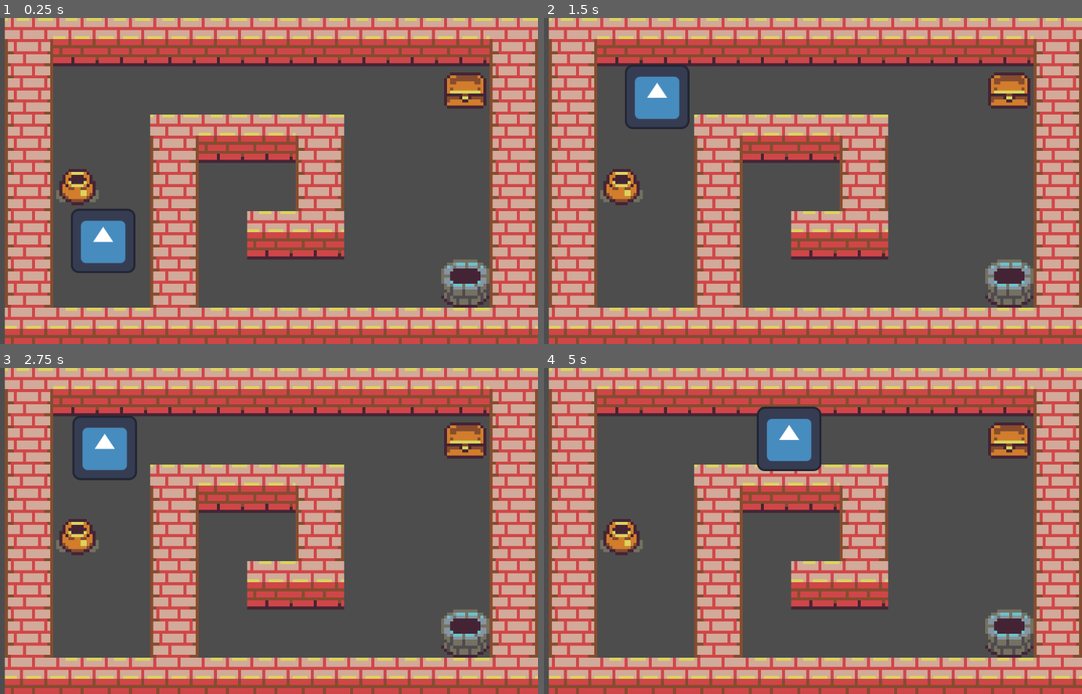
Above: before the commit, frames 1-4 (two rows, left to right).
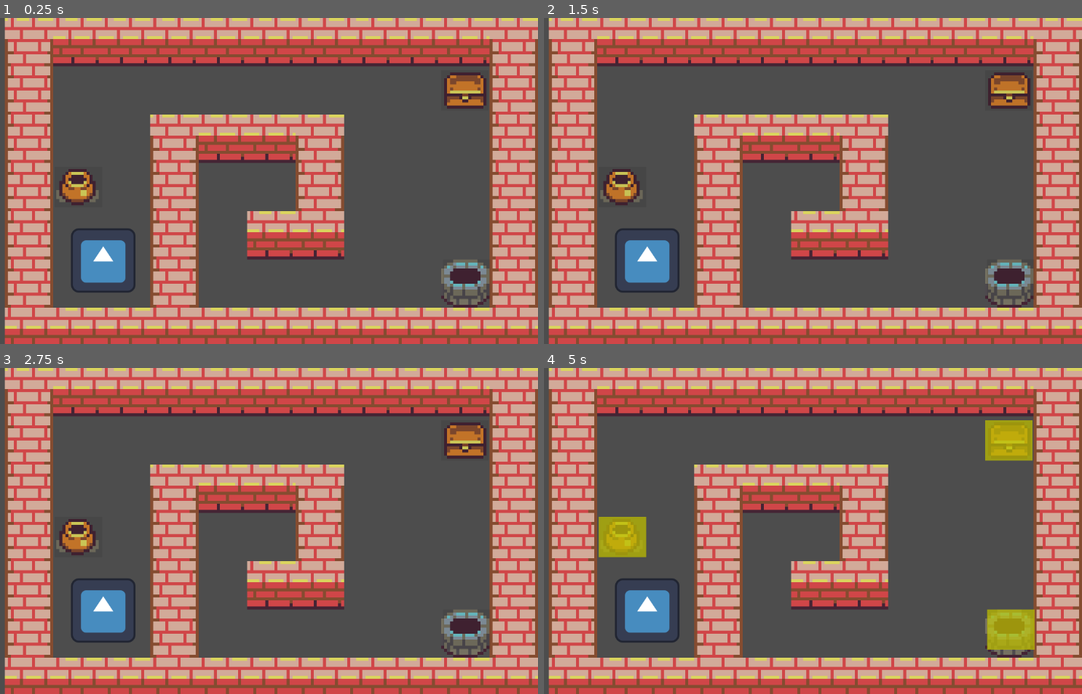
Above: after the commit, the same moments.

Repository: luckelc/interactive_uf
Game: Godot game, scene res://scenes/main_scene.tscn
Two runs of this game, one before a commit and one after it. Both use one fixed random seed, a clock stepped at 60 frames per second and the inputs below. The engine's default icon, where the game draws it, is replaced by a stand-in: a white triangle on a blue panel in a dark square.
Inputs (mouse positions are in pixels of both pictures, inside the frame that each line leads up to):
- Up to frame 1 (0.25 s): no input
- Up to frame 2 (1.5 s): move the mouse to (920, 164) at 0.52 s; click (920, 164) at 0.67 s; move the mouse to (673, 197) at 1.27 s; click (673, 197) at 1.42 s
- Up to frame 3 (2.75 s): move the mouse to (306, 459) at 2.02 s; click (306, 459) at 2.17 s
- Up to frame 4 (5 s): move the mouse to (764, 596) at 2.77 s; click (764, 596) at 2.92 s; move the mouse to (963, 579) at 3.52 s; click (963, 579) at 3.67 s; move the mouse to (619, 482) at 4.27 s; click (619, 482) at 4.42 s

The runs differ from the first frame. In frame 1, 1.5% of the frame differs, in the area x 13-26%, y 58-85%; in frame 2, 2.8%; in frame 3, 2.8%; in frame 4, 6.5%, in the area x 10-92%, y 11-87%.

Commit message:
Added scene changablity && interactive shader glow

Diff:
--- a/project.godot
+++ b/project.godot
@@ -14,3 +14,15 @@
 run/main_scene="res://scenes/main_scene.tscn"
 config/features=PackedStringArray("4.2", "Forward Plus")
 config/icon="res://icon.svg"
+
+[input]
+
+mouse_press={
+"deadzone": 0.5,
+"events": [Object(InputEventMouseButton,"resource_local_to_scene":false,"resource_name":"","device":-1,"window_id":0,"alt_pressed":false,"shift_pressed":false,"ctrl_pressed":false,"meta_pressed":false,"button_mask":0,"position":Vector2(0, 0),"global_position":Vector2(0, 0),"factor":1.0,"button_index":1,"canceled":false,"pressed":false,"double_click":false,"script":null)
+]
+}
+
+[rendering]
+
+renderer/rendering_method="gl_compatibility"
--- /dev/null
+++ b/scenes/blue.tscn
@@ -0,0 +1,16 @@
+[gd_scene format=3 uid="uid://ptagre73sbhl"]
+
+[node name="Node2D" type="Node2D"]
+
+[node name="PanelContainer" type="PanelContainer" parent="."]
+offset_left = -21.0
+offset_top = -34.0
+offset_right = 185.045
+offset_bottom = 166.0
+grow_horizontal = 2
+grow_vertical = 2
+scale = Vector2(5.77586, 3.4904)
+
+[node name="ColorRect" type="ColorRect" parent="PanelContainer"]
+layout_mode = 2
+color = Color(0.313726, 0.415686, 0.972549, 1)
--- a/scenes/main_scene.tscn
+++ b/scenes/main_scene.tscn
@@ -1,8 +1,14 @@
-[gd_scene load_steps=8 format=3 uid="uid://cr85uavxgfnyv"]
+[gd_scene load_steps=18 format=3 uid="uid://cr85uavxgfnyv"]
 
 [ext_resource type="Script" path="res://scripts/player.gd" id="1_vr1md"]
 [ext_resource type="Texture2D" uid="uid://5hqp3v72udhp" path="res://icon.svg" id="2_picrs"]
 [ext_resource type="Texture2D" uid="uid://dmn4p5oph4ipa" path="res://sprites/basictiles.png" id="3_cfhb4"]
+[ext_resource type="Script" path="res://scripts/storeManager.gd" id="4_ku0bl"]
+[ext_resource type="Script" path="res://scripts/shelf.gd" id="5_dkefg"]
+[ext_resource type="Shader" path="res://shader/hint.gdshader" id="5_lipgg"]
+[ext_resource type="PackedScene" uid="uid://c06vyxesmopho" path="res://scenes/red.tscn" id="7_4jsmi"]
+[ext_resource type="PackedScene" uid="uid://ptagre73sbhl" path="res://scenes/blue.tscn" id="8_l7lag"]
+[ext_resource type="PackedScene" uid="uid://plt76qfcjon" path="res://scenes/yellow.tscn" id="9_7ep4a"]
 
 [sub_resource type="TileSetAtlasSource" id="TileSetAtlasSource_couus"]
 texture = ExtResource("3_cfhb4")
@@ -118,6 +124,23 @@
 
 [sub_resource type="RectangleShape2D" id="RectangleShape2D_8q6om"]
 
+[sub_resource type="ShaderMaterial" id="ShaderMaterial_wnjj8"]
+shader = ExtResource("5_lipgg")
+shader_parameter/speed = 0.35
+shader_parameter/tint = Vector4(1, 1, 0, 1)
+shader_parameter/span = 0.3
+
+[sub_resource type="Gradient" id="Gradient_wtkxn"]
+colors = PackedColorArray(0, 0, 0, 0.0784314, 1, 1, 1, 1)
+
+[sub_resource type="GradientTexture2D" id="GradientTexture2D_801ex"]
+gradient = SubResource("Gradient_wtkxn")
+width = 1
+height = 1
+
+[sub_resource type="CanvasTexture" id="CanvasTexture_sg7ob"]
+diffuse_texture = SubResource("GradientTexture2D_801ex")
+
 [node name="Node2D" type="Node2D"]
 
 [node name="TileMap" type="TileMap" parent="."]
@@ -149,24 +172,30 @@
 path_postprocessing = 1
 
 [node name="StoreManager" type="Node2D" parent="."]
-
-[node name="Chest" type="Area2D" parent="StoreManager"]
-position = Vector2(1009, 151)
-
-[node name="CollisionPolygon2D" type="CollisionPolygon2D" parent="StoreManager/Chest"]
-build_mode = 1
-polygon = PackedVector2Array(-48, -42, -49, 30, 44, 32, 45, -41)
-
-[node name="Well" type="Area2D" parent="StoreManager"]
-position = Vector2(1008, 530)
-
-[node name="CollisionPolygon2D" type="CollisionPolygon2D" parent="StoreManager/Well"]
-build_mode = 1
-polygon = PackedVector2Array(-48, -42, -49, 30, 44, 32, 45, -41)
-
-[node name="Pot" type="Area2D" parent="StoreManager"]
-position = Vector2(246, 336)
-
-[node name="CollisionPolygon2D" type="CollisionPolygon2D" parent="StoreManager/Pot"]
-build_mode = 1
-polygon = PackedVector2Array(-48, -42, -49, 30, 44, 32, 45, -41)
+script = ExtResource("4_ku0bl")
+
+[node name="Chest" type="Sprite2D" parent="StoreManager"]
+material = SubResource("ShaderMaterial_wnjj8")
+position = Vector2(1007, 144)
+scale = Vector2(93.2498, 79.75)
+texture = SubResource("CanvasTexture_sg7ob")
+script = ExtResource("5_dkefg")
+nextScene = ExtResource("7_4jsmi")
+
+[node name="Well" type="Sprite2D" parent="StoreManager"]
+material = SubResource("ShaderMaterial_wnjj8")
+position = Vector2(1011, 520)
+scale = Vector2(93.2498, 79.75)
+texture = SubResource("CanvasTexture_sg7ob")
+script = ExtResource("5_dkefg")
+nextScene = ExtResource("8_l7lag")
+
+[node name="Pot" type="Sprite2D" parent="StoreManager"]
+material = SubResource("ShaderMaterial_wnjj8")
+position = Vector2(242, 336)
+scale = Vector2(93.2498, 79.75)
+texture = SubResource("CanvasTexture_sg7ob")
+script = ExtResource("5_dkefg")
+nextScene = ExtResource("9_7ep4a")
+
+[connection signal="child_mouse_entered" from="StoreManager" to="StoreManager" method="_on_child_mouse_entered"]
--- /dev/null
+++ b/scenes/red.tscn
@@ -0,0 +1,17 @@
+[gd_scene format=3 uid="uid://c06vyxesmopho"]
+
+[node name="Node2D" type="Node2D"]
+
+[node name="PanelContainer" type="PanelContainer" parent="."]
+anchors_preset = -1
+offset_left = -21.0
+offset_top = -34.0
+offset_right = 185.045
+offset_bottom = 166.0
+grow_horizontal = 2
+grow_vertical = 2
+scale = Vector2(5.77586, 3.4904)
+
+[node name="ColorRect" type="ColorRect" parent="PanelContainer"]
+layout_mode = 2
+color = Color(0.890196, 0.121569, 0.14902, 1)
--- /dev/null
+++ b/scenes/yellow.tscn
@@ -0,0 +1,16 @@
+[gd_scene format=3 uid="uid://plt76qfcjon"]
+
+[node name="Node2D" type="Node2D"]
+
+[node name="PanelContainer" type="PanelContainer" parent="."]
+offset_left = -21.0
+offset_top = -34.0
+offset_right = 185.045
+offset_bottom = 166.0
+grow_horizontal = 2
+grow_vertical = 2
+scale = Vector2(5.77586, 3.4904)
+
+[node name="ColorRect" type="ColorRect" parent="PanelContainer"]
+layout_mode = 2
+color = Color(0.509804, 0.505882, 0, 1)
--- a/scripts/player.gd
+++ b/scripts/player.gd
@@ -1,16 +1,22 @@
 extends CharacterBody2D
-
 
 const speed = 300
 const accel = 7
 
 @onready var nav: NavigationAgent2D = $NavigationAgent2D
+var newDirection:Vector2 = Vector2()
+var isMoving:bool = false
+
+func set_player_goal(newPos:Vector2):
+	nav.target_position = newPos
+	isMoving = true;
 
 func _physics_process(delta):
-	var newDirection = Vector3()
-	nav.target_position = get_global_mouse_position()
-	newDirection = nav.get_next_path_position() - global_position
-	newDirection = newDirection .normalized()
-
-	velocity = velocity.lerp(newDirection * speed, accel * delta)
-	move_and_slide()
+	if(isMoving):
+		if(global_position.distance_to(nav.get_next_path_position()) < 3):
+			isMoving = false
+			get_tree().change_scene_to_packed(get_node("../StoreManager").nextScene)
+		newDirection = nav.get_next_path_position() - global_position
+		newDirection = newDirection .normalized()
+		velocity = velocity.lerp(newDirection * speed, accel * delta)
+		move_and_slide()
--- /dev/null
+++ b/scripts/shelf.gd
@@ -0,0 +1,11 @@
+extends Sprite2D
+
+# Reference to the parent script
+@onready var parent_script = get_parent()
+@export var nextScene:PackedScene
+
+func _input(event):
+	if event is InputEventMouseButton and event.pressed and event.button_index == MOUSE_BUTTON_LEFT and parent_script.player.isMoving == false:
+		if get_rect().has_point(to_local(event.position)):
+			print("You clicked on " + name)
+			parent_script.emit_signal("child_mouse_entered", get_instance_id())
--- /dev/null
+++ b/scripts/storeManager.gd
@@ -0,0 +1,15 @@
+extends Node
+
+# Define a signal that will be emitted when a child script sends a message
+signal child_mouse_entered(value)
+@onready var children = get_children()
+@onready var player = get_node("../Player")
+var nextScene
+
+func _on_child_mouse_entered(value):
+	for child in children:
+		if(child.get_instance_id() == value):
+			children.erase(child)
+			instance_from_id(value).queue_free()
+			player.set_player_goal(child.global_position)
+			nextScene = child.nextScene
--- /dev/null
+++ b/shader/hint.gdshader
@@ -0,0 +1,24 @@
+shader_type canvas_item;
+
+uniform float speed = 1.;
+
+uniform vec4 tint = vec4(1., 1., 0., 1.);
+
+uniform float span : hint_range(0.1, 1.) = .3;
+
+float luminance(vec4 colour) {
+	return 1.0 - sqrt(0.299*colour.r*colour.r + 0.587*colour.g*colour.g + 0.114*colour.b*colour.b);
+}
+
+void fragment() {
+	vec4 colour = texture(TEXTURE, UV);
+	float target = abs(sin(TIME * PI * speed) * (1. + span));
+	if(colour.a > 0.) {
+		float lum = luminance(colour);
+		float diff = abs(lum - target);
+		float mx = clamp(1. - diff / span, 0., 1.);
+		colour = mix(colour, tint, mx);
+	}
+
+	COLOR = colour;
+}
